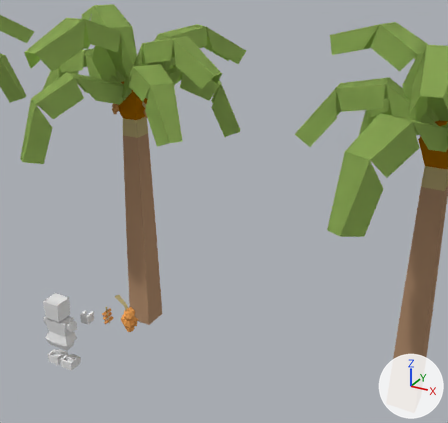
An edit to the Blender file crops/plants/bricks/desertBricks.blend, drawn before and after from the same camera.
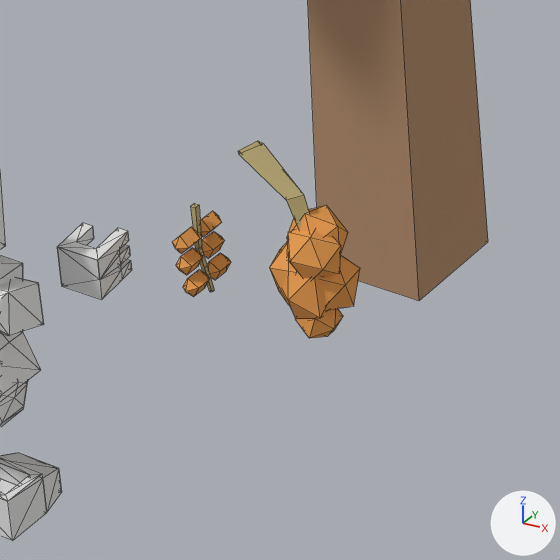
Old and new are each drawn from a 50 mm lens placed at (-31.85, -33.16, 26.95), pointed at (-50.36, 0.49, 10.13) and again close up on the part from 15% to 39% of the width and 63% to 89% of the height. The lights are fixed; the arrows at lower right show +X, +Y and +Z. The close-ups show mesh edges as thin lines. Objects named as collision shapes, trigger or cutter boxes, shadow casters or lower levels of detail are left out.

Objects in the first close-up: 'mangi tre.001', 'mangi tre.002', 'mangi tre.034', 'player_base_Mesh.042'.
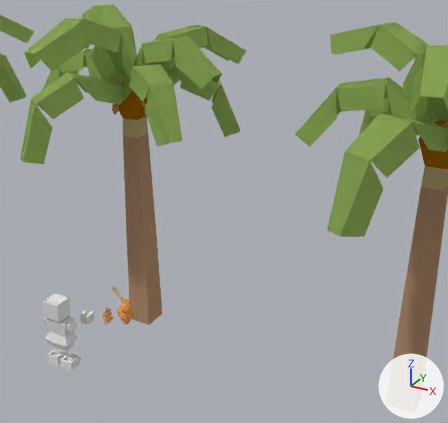
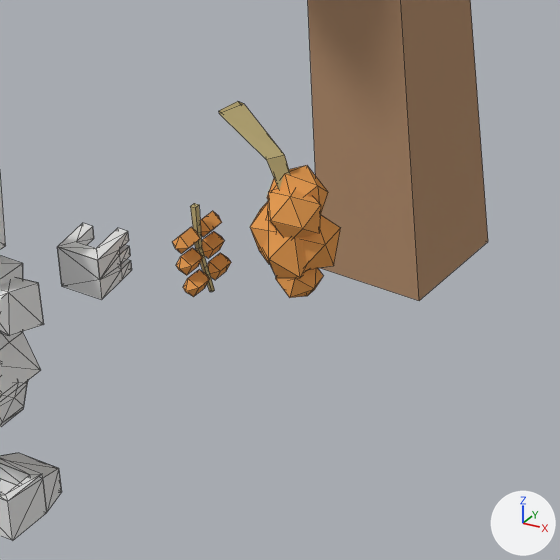
Where the newer file only moved an object's origin or applied its transform, the numbers keep the older frame.

The change, as a list of edits to the scene's bpy script:
```text
Change me_cube_446:
    where me_cube_446.from_pydata(...)  # 83 vertices, 97 faces; spans x -1.17..0.65, y -0.53..0.51, z -1.16..1.73
    used by ob_mangi_tre_001; location = (-54.57, -5.19, 3.63); scale = (0.9, 0.9, 0.9)
    me_cube_446 part 1: the whole mesh is moved by (-0.47, 0.21, 0.41)
```

Location of each change, [x1, y1, x2, y2] in pixels of the close-ups (560 x 560 px):
'mangi tre.001', mesh moved
    before: [238, 141, 360, 338]
    after: [219, 101, 341, 298]
